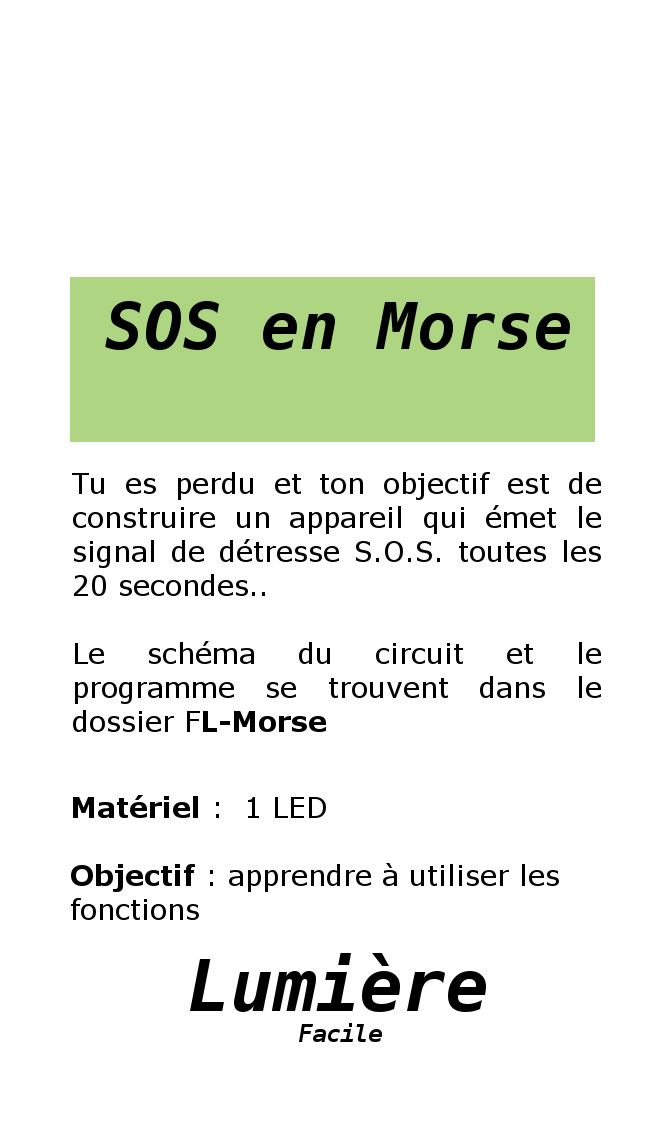
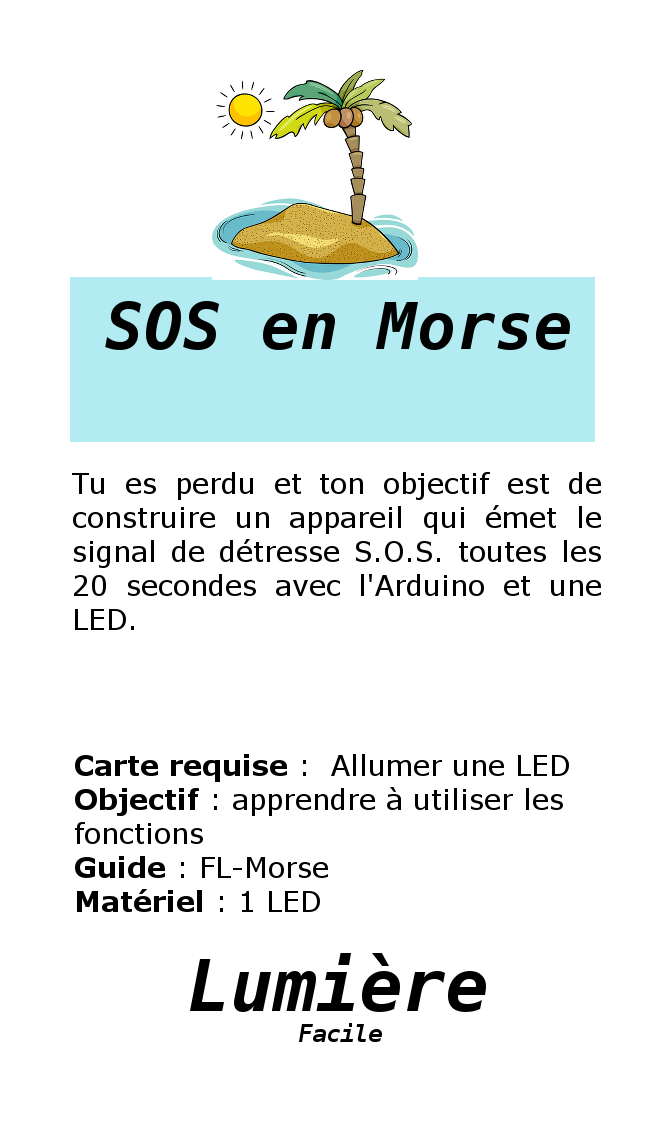
The second 672×1122 image is a revision of the first. Changes to its layers:
added layer "desert-island.jpg" above "Titre" over [212, 70, 418, 280]
painted on "Layer #1" over [70, 277, 595, 442]
painted on "Description" over [71, 754, 569, 920]
painted on "Matériel et objectif" over [73, 574, 601, 732]
hid "Layer" over [70, 70, 601, 920]
